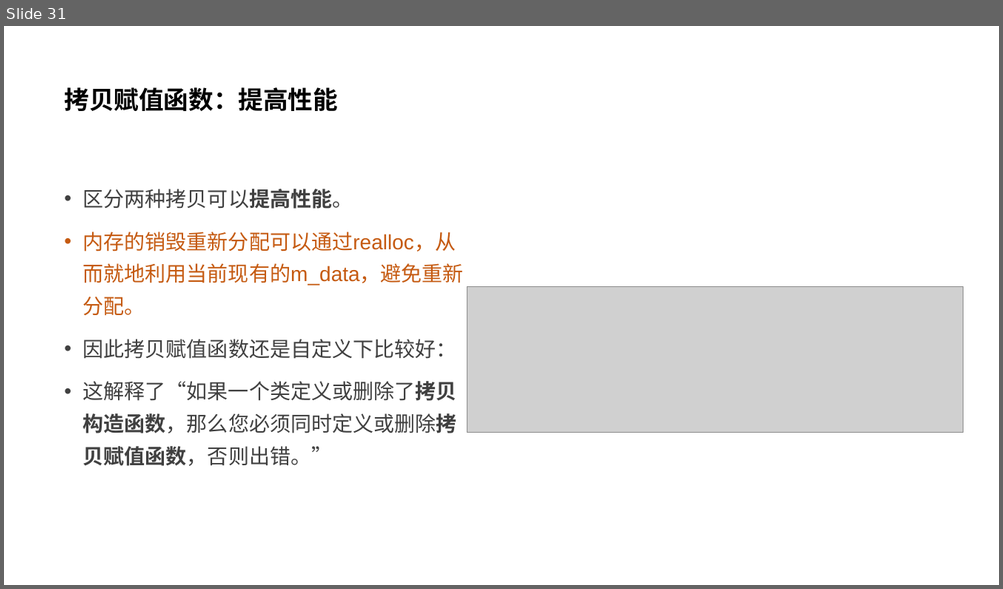
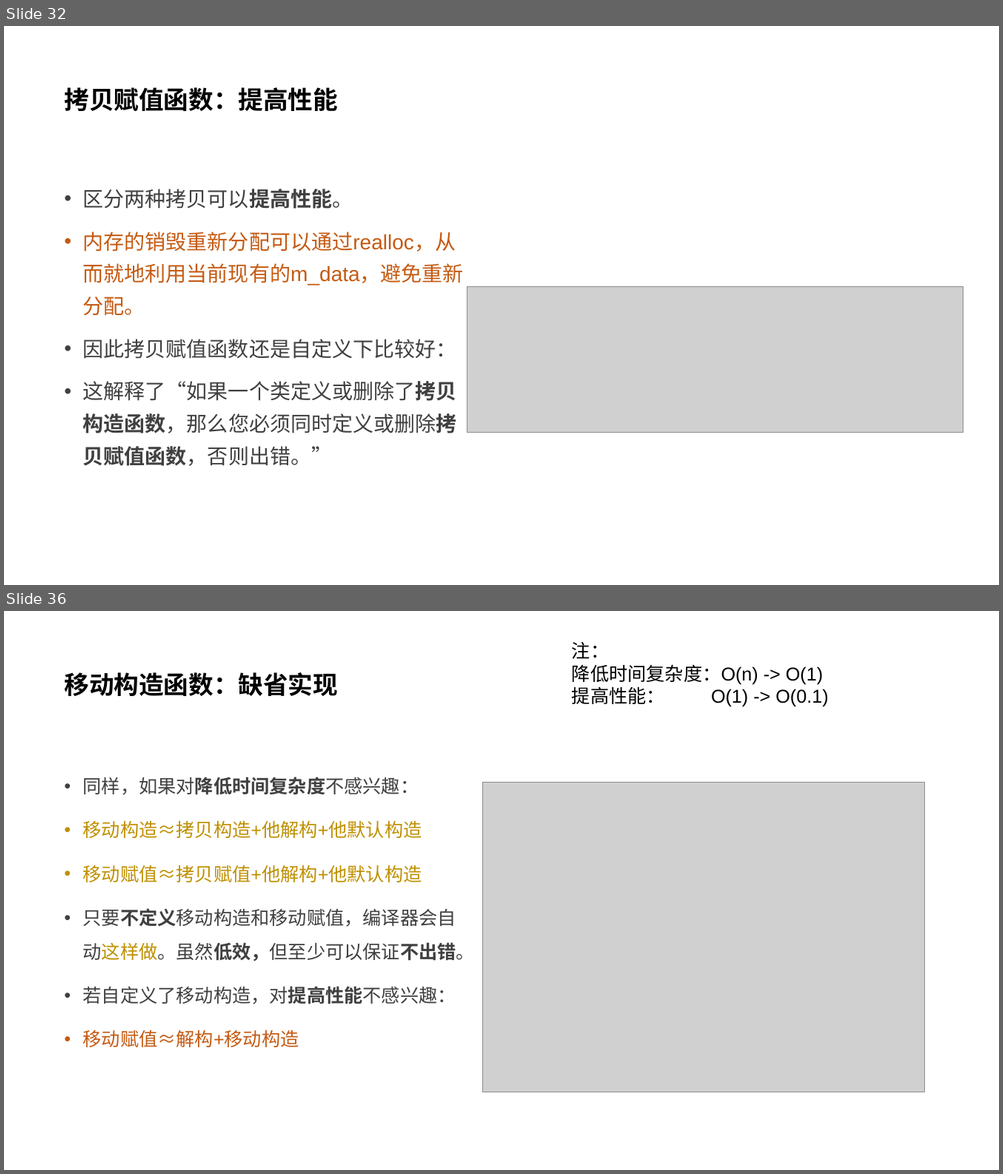
Before and after one commit to parallel101/course, a slide deck: 02/slides.pptx. Shown one above the other, each under a label of ours: slide 31 before the commit, slides 32 and 36 after it; the slides between them are not shown. The pictures are 1003x589 and 1003x1174 pixels, drawn with LibreOffice and Linux fonts; fonts in the diff are those of the drawing; grey boxes stand for pictures. Boxes give left, top, right and bottom in pixels: in the first picture for what was removed or moved away, otherwise in the second. Text is boxed around its words. In the diff, an @@ line names an element or a change of style, - is before the commit and + after.

```diff
--- a/02/slides.pptx
+++ b/02/slides.pptx
@@ slide 36 added at box(4, 611, 999, 1170), background #FFFFFF @@
@@ text added at box(572, 642, 828, 707), 18 pt, text #000000 @@
+注：
+降低时间复杂度：O(n) -> O(1)
+提高性能： O(1) -> O(0.1)
@@ title added at box(64, 672, 338, 696), 24 pt, text #000000, bold @@
+移动构造函数：缺省实现
@@ text added at box(83, 777, 475, 1048), 18 pt, text #404040 @@
+• 同样，如果对降低时间复杂度不感兴趣：
+• 移动构造≈拷贝构造+他解构+他默认构造
+• 移动赋值≈拷贝赋值+他解构+他默认构造
+• 只要不定义移动构造和移动赋值，编译器会自动这样做。虽然低效，但至少可以保证不出错。
+• 若自定义了移动构造，对提高性能不感兴趣：
+• 移动赋值≈解构+移动构造
@@ picture added at box(482, 783, 924, 1093) @@
@@ what was slide 31 is now slide 32 @@
```
Also in this commit, not shown: 1 slide changed, 5 other slides added, 1 slide removed, 5 other files.
